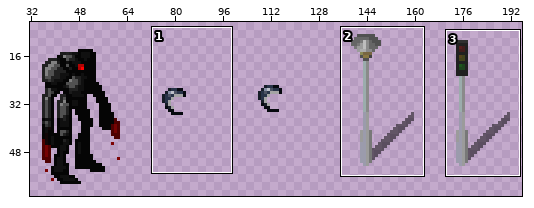
Edited in one commit: sprite sheet (gfx/ChibiUltica/incomplete_tall.png). The first picture is a wide view before the edit; the outline marks the close-up.
Close-up. Old version:
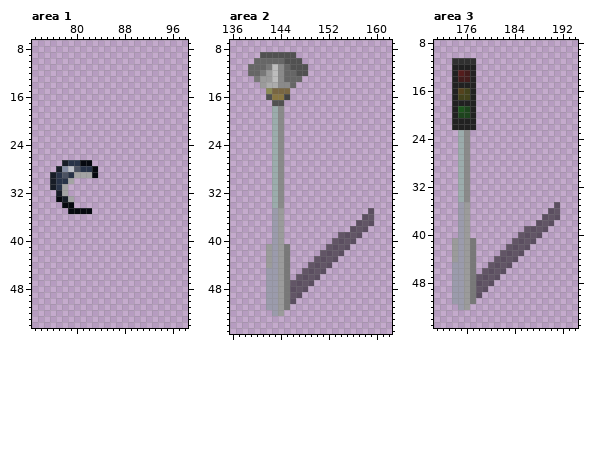
The file is 512x64 pixels. Pixels under 10% opacity are left out. Colours within 5 levels of each other are drawn and written as one. Shown: area 1: x 73..98, y 7..54; area 2: x 136..162, y 7..55; area 3: x 171..194, y 8..55. The wide view leaves out empty margins. The commit also changed other parts of the picture, which this record leaves out.
New version:
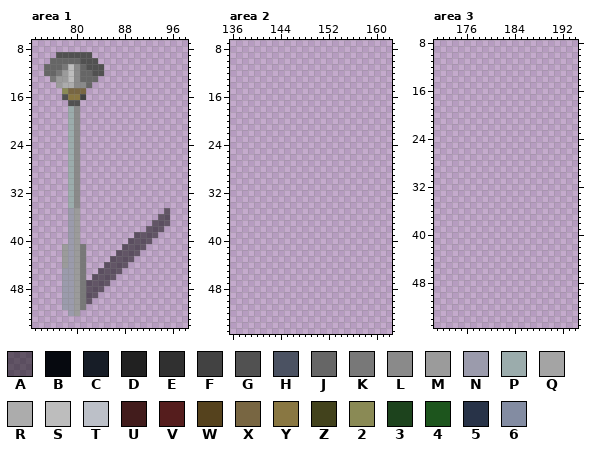
Palette (. is transparent): A #00000080  B #06090f  C #171d27  D #212121  E #303030  F #424242  G #515151  H #4b5262  J #666666  K #787878  L #8a8a8a  M #9b9b9b  N #9b9bac  P #9bacac  Q #a4a4a4  R #acacac  S #bdbdbd  T #bcc0c8  U #421c1c  V #551d1d  W #55421d  X #786642  Y #897742  Z #42421c  2 #8a8a55  3 #1d431d  4 #1d551d  5 #283348  6 #838ca2
Changes in this commit:
Changed rows in their new state; - is an unchanged pixel.
Area 1:
first column x 75:
 9 --GGGGGG-------------
10 -JJJJJGGG------------
11 JJJKSLJGGG-----------
12 JJKMSLJJGG-----------
13 -KMMSLJJJ------------
14 --MRRLLJ-------------
15 ---2XXX--------------
16 ---GYYF--------------
17 ----GG---------------
18 ----PL---------------
19 ----PL---------------
20 ----PL---------------
21 ----PL---------------
22 ----PL---------------
23 ----PL---------------
24 ----PL---------------
25 ----PL---------------
26 ----PL---------------
27 ---.PL..-------------
28 --..PL...------------
29 -...PL...------------
30 -...PL---------------
31 -...PL---------------
32 --..PL---------------
33 --..PL---------------
34 ---.PL---------------
35 ----NM..------------A
36 ----NM-------------AA
37 ----NM------------AAA
38 ----NM-----------AAA-
39 ----NM---------AAAA--
40 ----NM--------AAAA---
41 ---MNMK------AAAA----
42 ---MNMK-----AAAA-----
43 ---MNMK----AAAA------
44 ---MNMK---AAAA-------
45 ---NNMK--AAAA--------
46 ---NNMK-AAAA---------
47 ---NNMKAAAA----------
48 ---NNMKAAA-----------
49 ---NNMKAA------------
50 ---NNMKA-------------
51 ---NNMK--------------
52 ----NM---------------
Area 2:
first column x 139:
 9 --......-------------
10 -........------------
11 ..........-----------
12 ..........-----------
13 -........------------
14 --......-------------
15 ---....--------------
16 ---....--------------
17 ----..---------------
18 ----..---------------
19 ----..---------------
20 ----..---------------
21 ----..---------------
22 ----..---------------
23 ----..---------------
24 ----..---------------
25 ----..---------------
26 ----..---------------
27 ----..---------------
28 ----..---------------
29 ----..---------------
30 ----..---------------
31 ----..---------------
32 ----..---------------
33 ----..---------------
34 ----..---------------
35 ----..--------------.
36 ----..-------------..
37 ----..------------...
38 ----..-----------...-
39 ----..---------....--
40 ----..--------....---
41 ---....------....----
42 ---....-----....-----
43 ---....----....------
44 ---....---....-------
45 ---....--....--------
46 ---....-....---------
47 ---........----------
48 ---.......-----------
49 ---......------------
50 ---.....-------------
51 ---....--------------
52 ----..---------------
Area 3:
first column x 174:
11 ....--------------
12 ....--------------
13 ....--------------
14 ....--------------
15 ....--------------
16 ....--------------
17 ....--------------
18 ....--------------
19 ....--------------
20 ....--------------
21 ....--------------
22 ....--------------
23 -..---------------
24 -..---------------
25 -..---------------
26 -..---------------
27 -..---------------
28 -..---------------
29 -..---------------
30 -..---------------
31 -..---------------
32 -..---------------
33 -..---------------
34 -..---------------
35 -..--------------.
36 -..-------------..
37 -..------------...
38 -..-----------...-
39 -..---------....--
40 -..--------....---
41 ....------....----
42 ....-----....-----
43 ....----....------
44 ....---....-------
45 ....--....--------
46 ....-....---------
47 ........----------
48 .......-----------
49 ......------------
50 .....-------------
51 ....--------------
52 -..---------------
Changed places in both close-ups, as pixel boxes (x1, y1, x2, y2):
changed: (44, 52, 170, 316)
erased: (248, 52, 374, 316)
erased: (452, 58, 560, 310)
